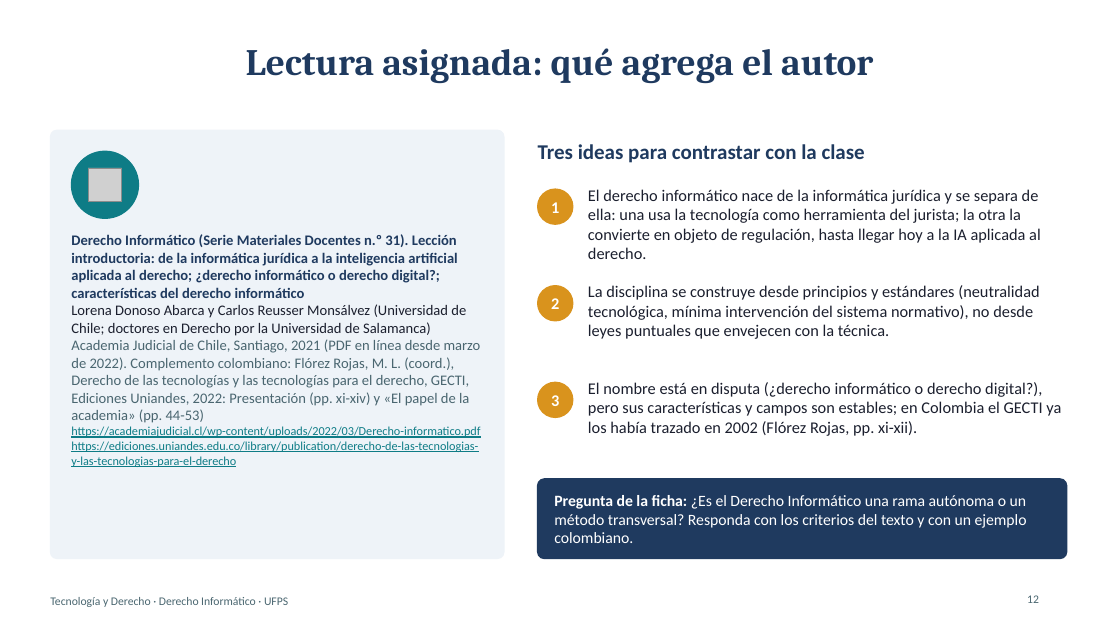
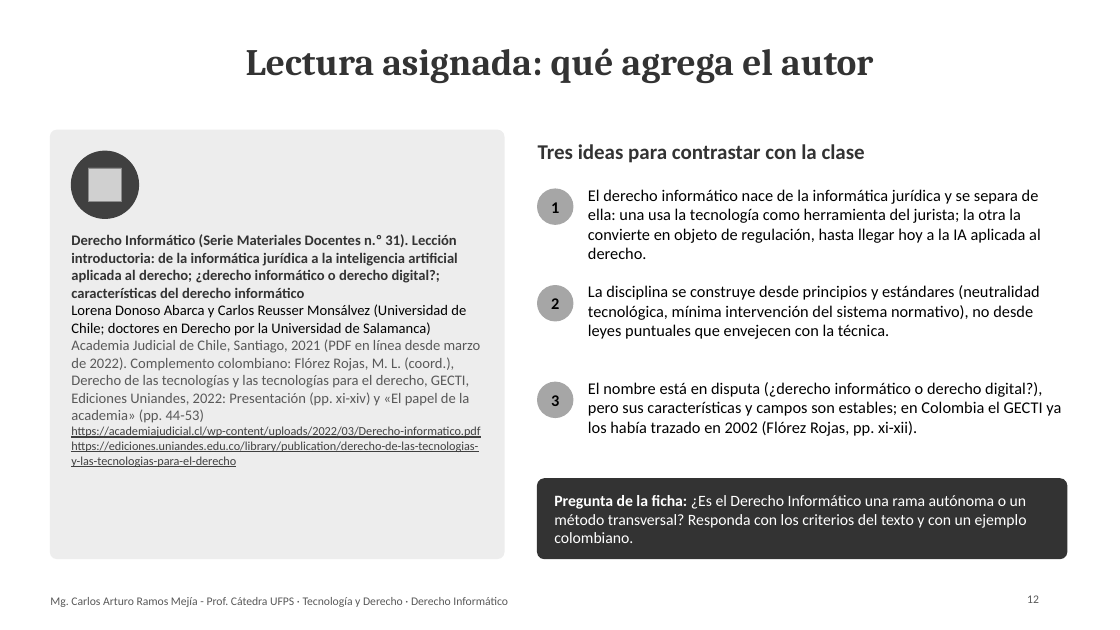
Before and after one commit to Arturoramos22/Arturoramos22, a slide deck: slide 12 of clase-derecho-informatico/DIAPOSITIVAS.pptx. Drawn at 1120x630 pixels with LibreOffice and Linux fonts; fonts in the diff are those of the drawing; grey boxes stand for pictures. Boxes give left, top, right and bottom in pixels: in the first picture for what was removed or moved away, otherwise in the second. Text is boxed around its words. In the diff, an @@ line names an element or a change of style, - is before the commit and + after.

```diff
--- a/clase-derecho-informatico/DIAPOSITIVAS.pptx
+++ b/clase-derecho-informatico/DIAPOSITIVAS.pptx
@@ title "Lectura asignada: qué agrega el ..." at <box>246,48,873,83</box>: text colour #1F3A5F to #333333 @@
@@ rounded rectangle at <box>50,130,504,559</box>: fill #EEF3F8 to #EDEDED; outline #EEF3F8 1 pt to #EDEDED 1 pt @@
@@ text "Tres ideas para contrastar con ..." at <box>538,144,865,163</box>: text colour #1F3A5F to #333333 @@
@@ ellipse at <box>71,151,139,218</box>: fill #0E7C86 to #404040; outline #0E7C86 1 pt to #404040 1 pt @@
@@ text "Derecho Informático (Serie Materiales Docentes ..." at <box>71,234,481,467</box>: text colour #1F3A5F to #333333 in "Derecho Informático (Serie Materiales Docentes n.º 31). ..."; text colour #1B1F2E to #000000 in "Lorena Donoso Abarca y Carlos Reusser Monsálvez ..."; text colour #4A6670 to #595959 in "Academia Judicial de Chile, Santiago, 2021 (PDF ..."; text colour #0E7C86 to #404040 in "https://academiajudicial.cl/wp-content/uploads/2022/03/Derec ...", "https://ediciones.uniandes.edu.co/library/publication/derech ..." @@
@@ text colour #FFFFFF to #000000 in 3 elements at <box>551,202,559,213</box>, <box>551,298,559,309</box>, <box>551,395,559,406</box> @@
@@ fill #D9931D to #A6A6A6; outline #D9931D 1 pt to #A6A6A6 1 pt in 3 elements at <box>538,189,573,224</box>, <box>538,286,573,321</box>, <box>538,382,573,418</box> @@
@@ text colour #1B1F2E to #000000 in 3 elements at <box>588,189,1041,259</box>, <box>588,285,1039,339</box>, <box>588,382,1061,436</box> @@
@@ rounded rectangle at <box>538,479,1067,559</box>: fill #1F3A5F to #333333; outline #1F3A5F 1 pt to #333333 1 pt @@
@@ text at <box>50,597,508,607</box>: text changed; text colour #4A6670 to #595959 @@
-Tecnología y Derecho · Derecho Informático · UFPS
+Mg. Carlos Arturo Ramos Mejía - Prof. Cátedra UFPS · Tecnología y Derecho · Derecho Informático
@@ page number at <box>1027,595,1039,603</box>: text colour #4A6670 to #595959 @@
```
Also in this commit, not shown: 23 other slides changed, 2 other files.
